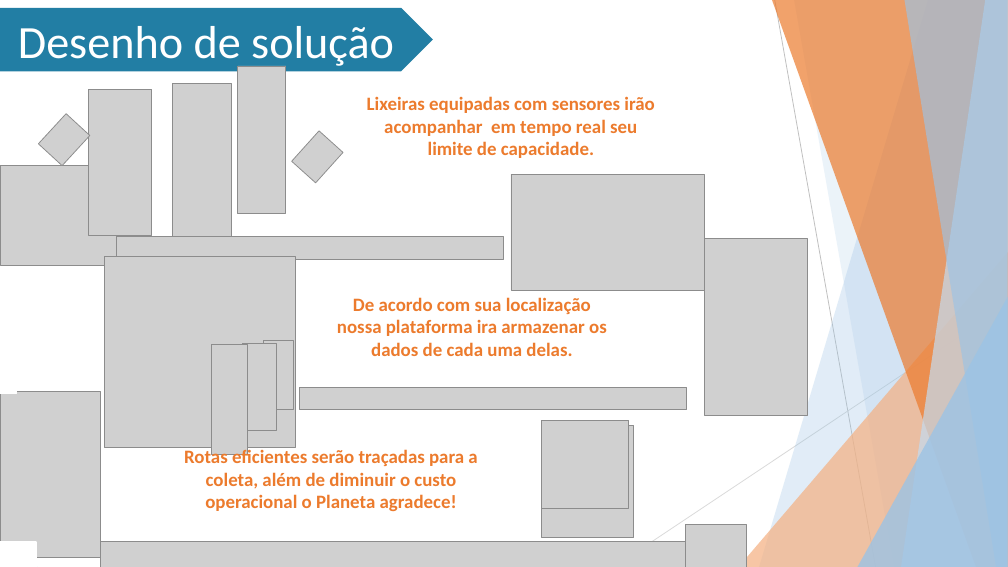
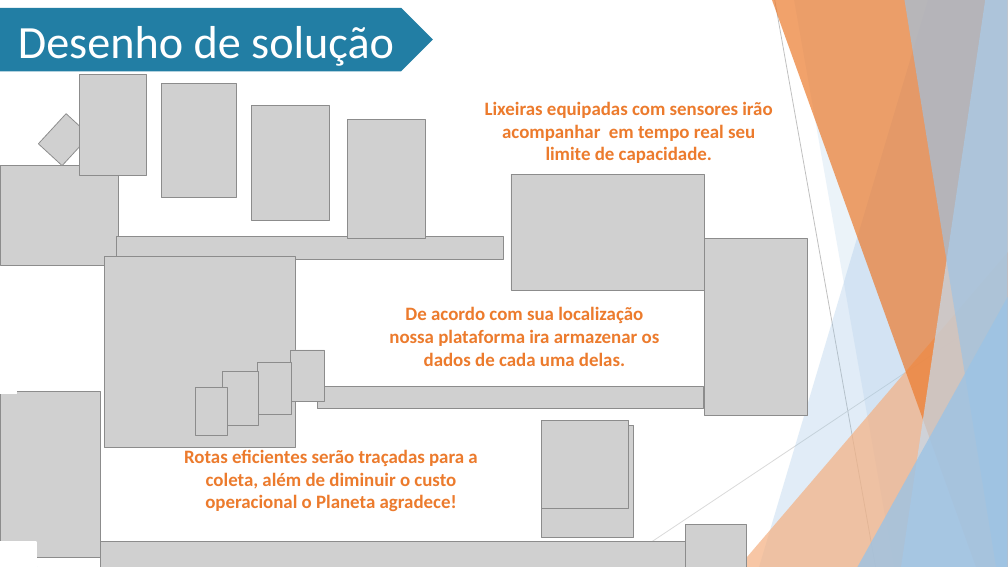
Before and after one commit to Stefany-hub/Projeto2.0, a slide deck: slide 9 of apresentação/MIT PPT (Projeto 2.0).pptx. Drawn at 1008x567 pixels with LibreOffice and Linux fonts; fonts in the diff are those of the drawing; grey boxes stand for pictures; background and template pictures are left out. Boxes give left, top, right and bottom in pixels: in the first picture for what was removed or moved away, otherwise in the second. Text is boxed around its words. In the diff, an @@ line names an element or a change of style, - is before the commit and + after.

Commit message:
PPT com lixeiras novas e LLd

```diff
--- a/apresentação/MIT PPT (Projeto 2.0).pptx
+++ b/apresentação/MIT PPT (Projeto 2.0).pptx
@@ picture added at (79, 74, 147, 175) @@
@@ picture removed at (88, 89, 152, 236) @@
@@ picture: place and size @@
-picture at (172, 84, 232, 239)
+picture at (162, 83, 236, 197)
@@ picture removed at (238, 66, 287, 213) @@
@@ picture added at (252, 105, 330, 220) @@
@@ picture added at (348, 119, 426, 239) @@
@@ text "Lixeiras equipadas com sensores irão ...": place and size @@
-text "Lixeiras equipadas com sensores irão ..." at (367, 96, 654, 158)
+text "Lixeiras equipadas com sensores irão ..." at (485, 101, 772, 163)
@@ picture removed at (291, 130, 343, 183) @@
@@ text "De acordo com sua localização": place and size @@
-text "De acordo com sua localização" at (337, 297, 607, 356)
+text "De acordo com sua localização" at (389, 306, 660, 366)
@@ picture removed at (212, 345, 248, 454) @@
@@ picture removed at (243, 343, 276, 430) @@
@@ picture added at (290, 350, 324, 402) @@
@@ picture added at (196, 387, 228, 436) @@
@@ picture added at (222, 371, 258, 426) @@
@@ picture: place and size @@
-picture at (264, 340, 294, 410)
+picture at (258, 363, 292, 414)
@@ picture: place and size @@
-picture at (300, 387, 687, 410)
+picture at (317, 386, 704, 409)
```
Also in this commit, not shown: 5 other slides changed, 2 slides added.
